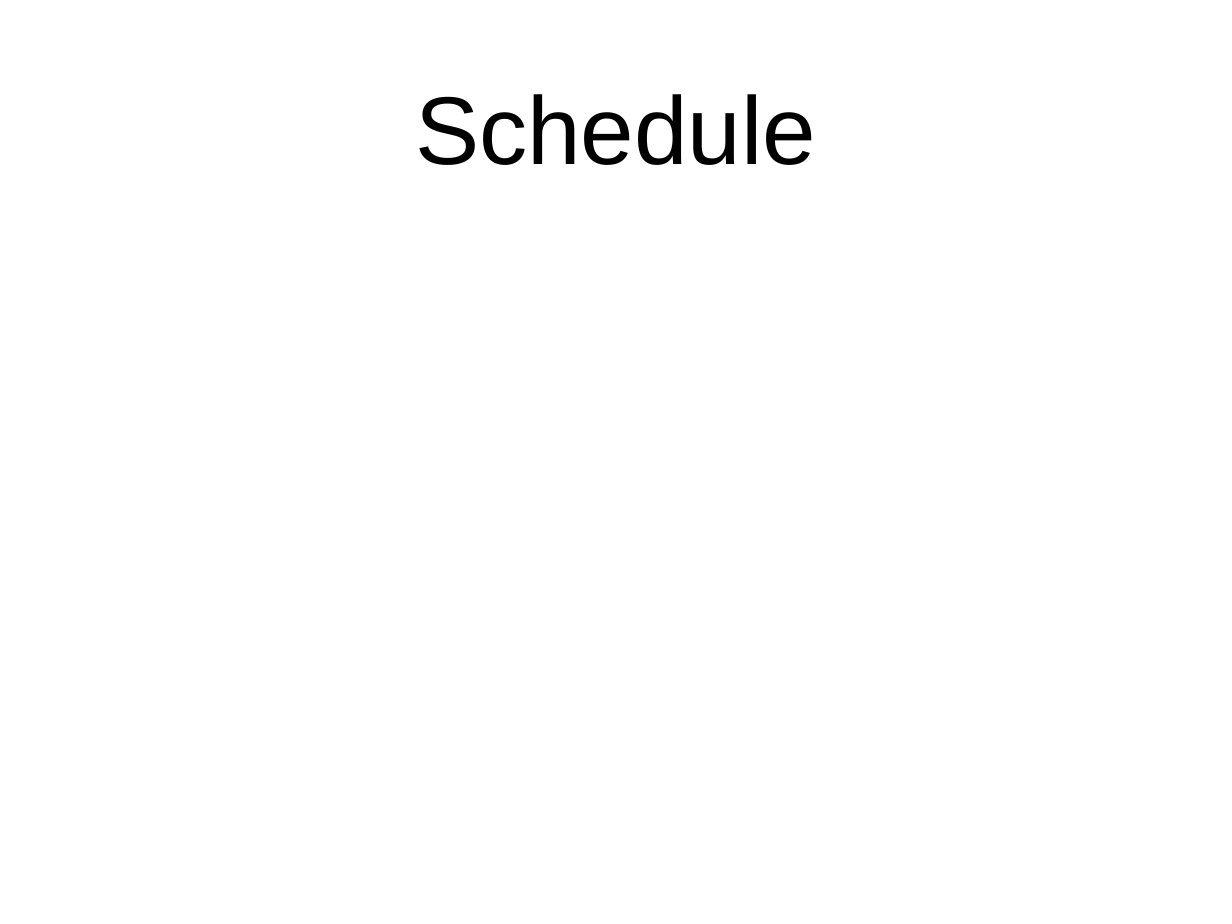
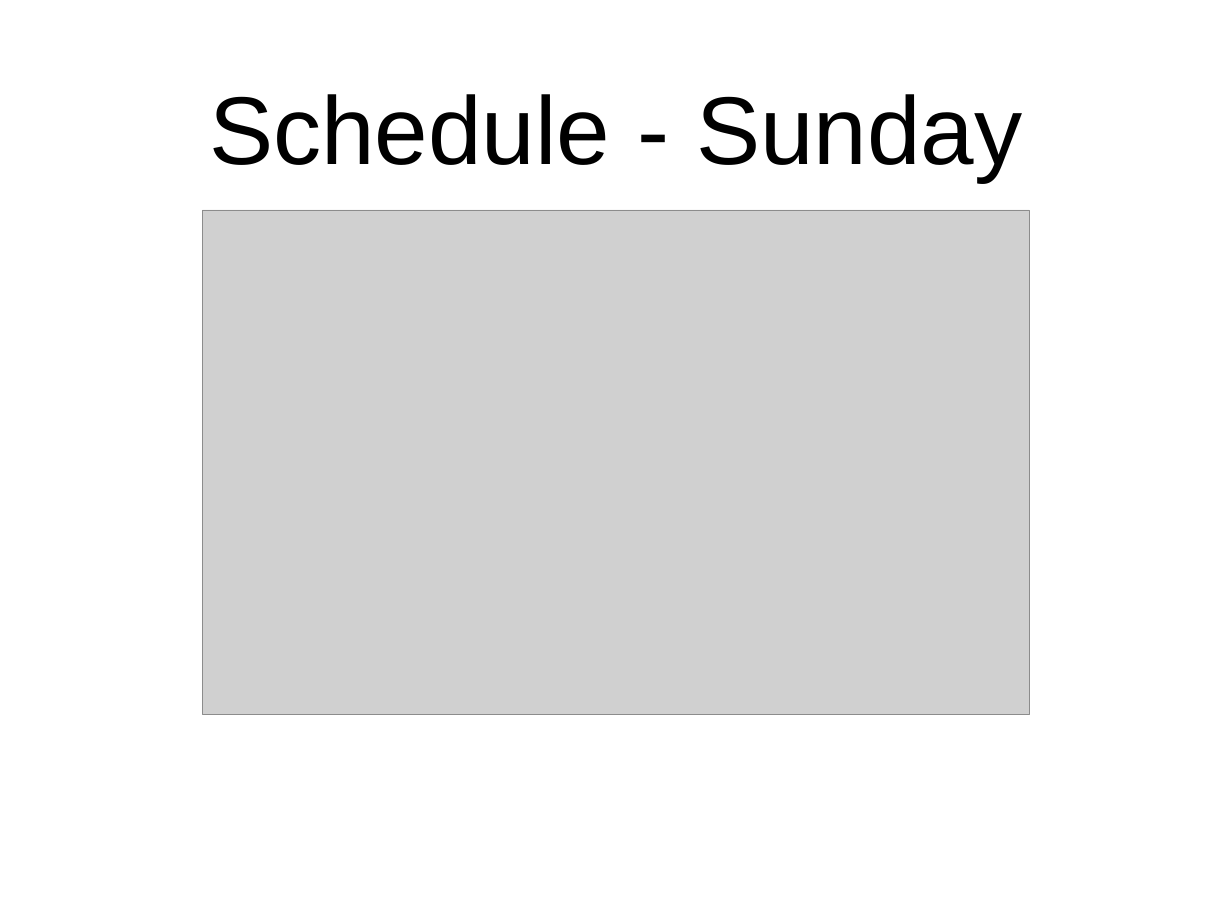
Before and after one commit to socalrug/hackathon-2022-04, a slide deck: slide 5 of admin/intro_slides/hackathon_intro_slides.pptx. Drawn at 1232x924 pixels with LibreOffice and Linux fonts; fonts in the diff are those of the drawing; grey boxes stand for pictures. Boxes give left, top, right and bottom in pixels: in the first picture for what was removed or moved away, otherwise in the second. Text is boxed around its words. In the diff, an @@ line names an element or a change of style, - is before the commit and + after.

```diff
--- a/admin/intro_slides/hackathon_intro_slides.pptx
+++ b/admin/intro_slides/hackathon_intro_slides.pptx
@@ title at (209,94,1022,182): text changed @@
-Schedule
+Schedule - Sunday
@@ picture added at (203,210,1029,714) @@
```
Also in this commit, not shown: 2 other slides changed, 1 other file.
